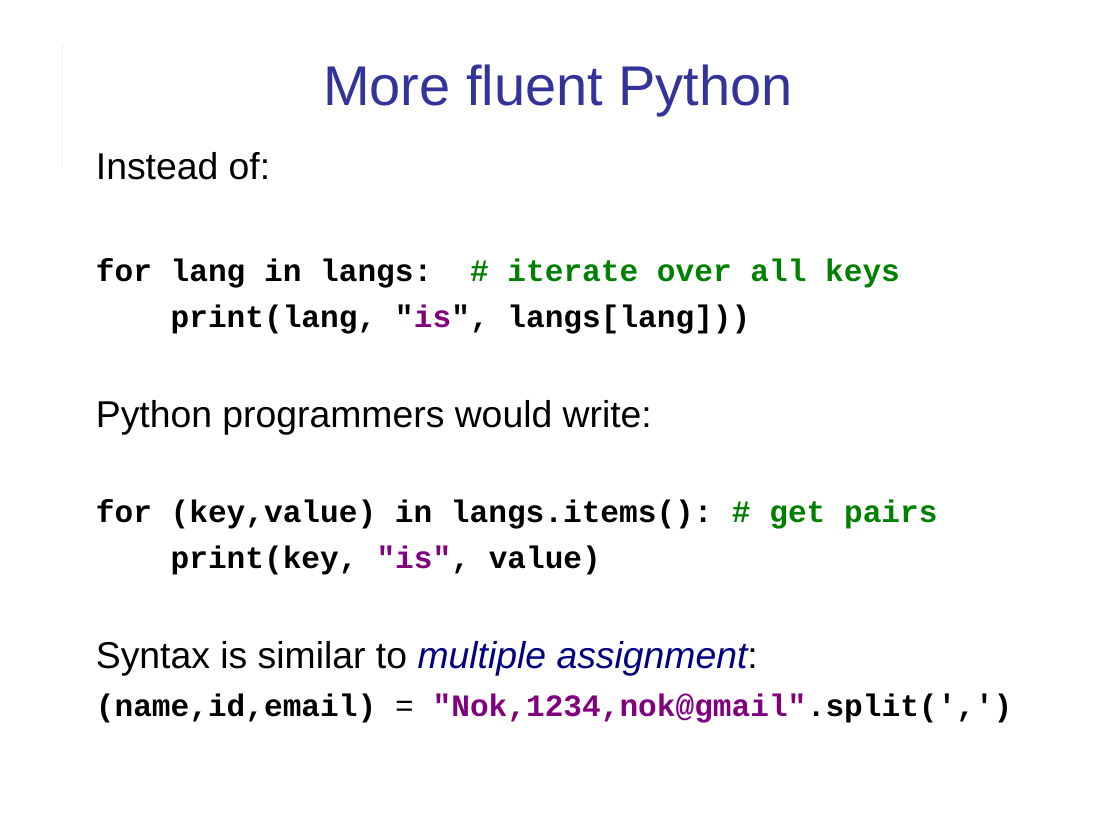
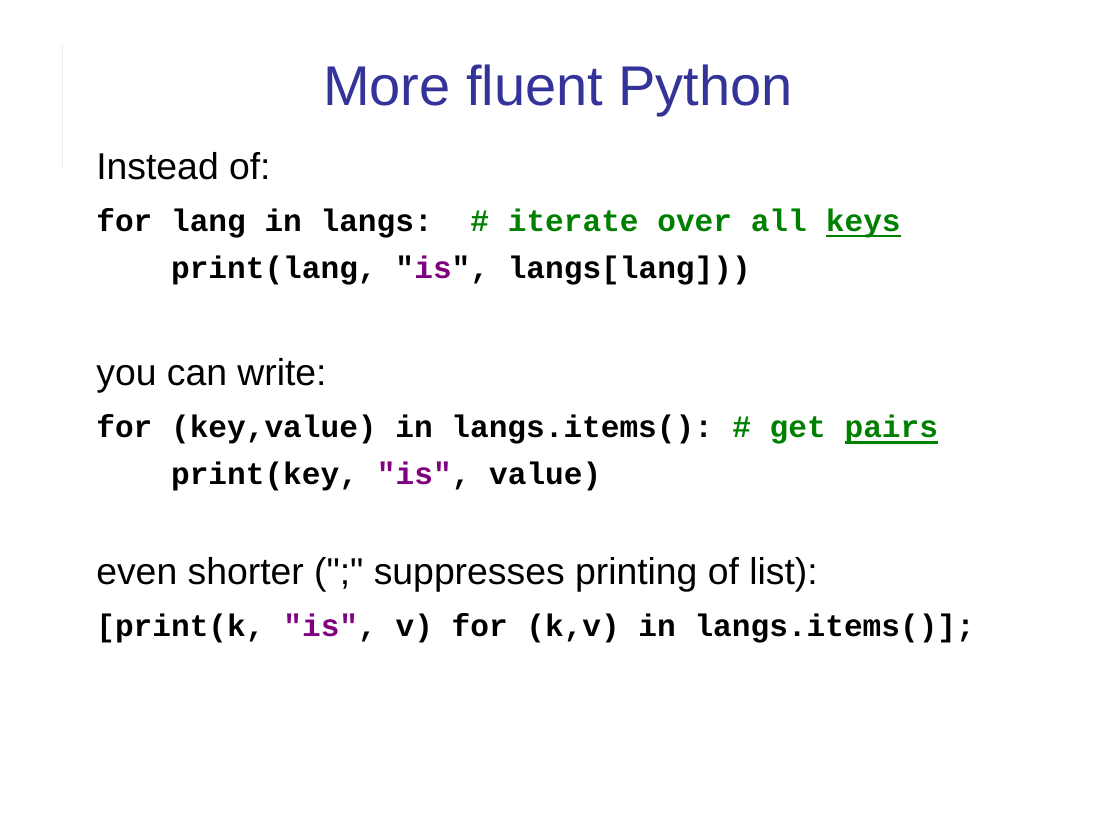
Before and after one commit to cpske/ISP, a slide deck: slide 4 of django/Django-review-1.ppt. Drawn at 1120x840 pixels with LibreOffice and Linux fonts; fonts in the diff are those of the drawing. Boxes give left, top, right and bottom in pixels: in the first picture for what was removed or moved away, otherwise in the second. Text is boxed around its words. In the diff, an @@ line names an element or a change of style, - is before the commit and + after.

```diff
--- a/django/Django-review-1.ppt
+++ b/django/Django-review-1.ppt
@@ text at [96,152,938,444]: underline on in "keys", "pairs"; more space between paragraphs @@
@@ text at [96,358,326,393]: text changed @@
-Python programmers would write:
+you can write:
@@ text at [96,557,975,643]: text changed; size 20 to 24 pt; font Courier New to Arial; bold off @@
-Syntax is similar to multiple assignment:
-(name,id,email) = "Nok,1234,nok@gmail".split(',')
+even shorter (";" suppresses printing of list):
+[print(k, "is", v) for (k,v) in langs.items()];
```
Also in this commit, not shown: 15 other slides changed, 1 slide added, 1 other file.
